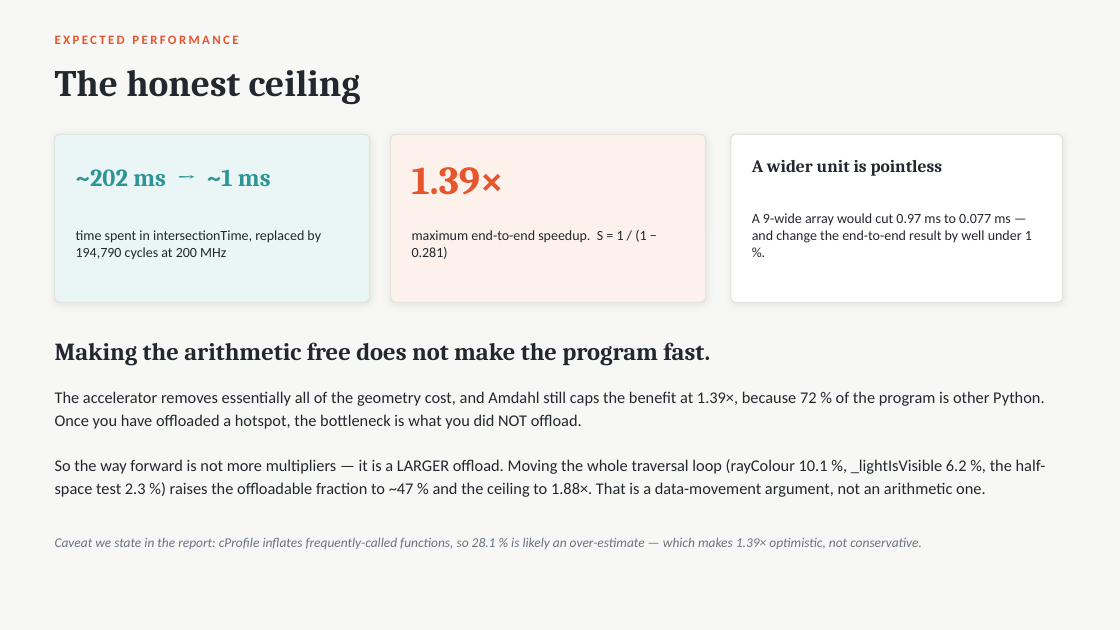
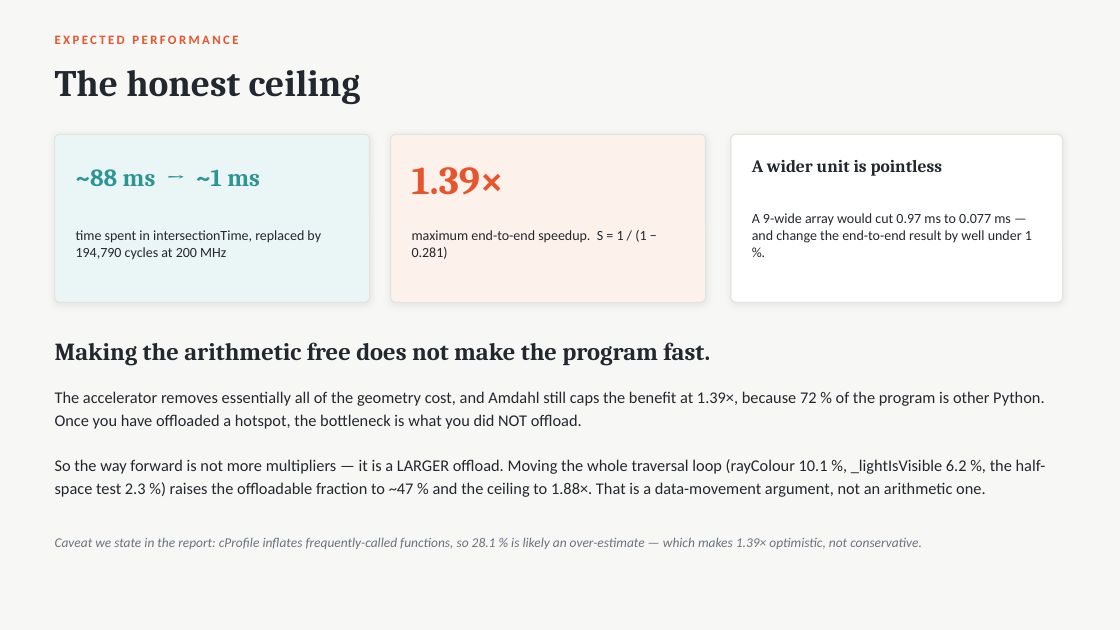
Before and after one commit to AhmadAbdAlhleem/hwsw-project, a slide deck: slide 18 of presentation.pptx (slide 17 before the commit). Drawn at 1120x630 pixels with LibreOffice and Linux fonts; fonts in the diff are those of the drawing. Boxes give left, top, right and bottom in pixels: in the first picture for what was removed or moved away, otherwise in the second. Text is boxed around its words. In the diff, an @@ line names an element or a change of style, - is before the commit and + after.

```diff
--- a/presentation.pptx
+++ b/presentation.pptx
@@ text at (x1=76, y1=169, x2=260, y2=186): text changed @@
-~202 ms → ~1 ms
+~88 ms → ~1 ms
```
Also in this commit, not shown: 6 other slides changed, 1 slide added, 12 other files.
